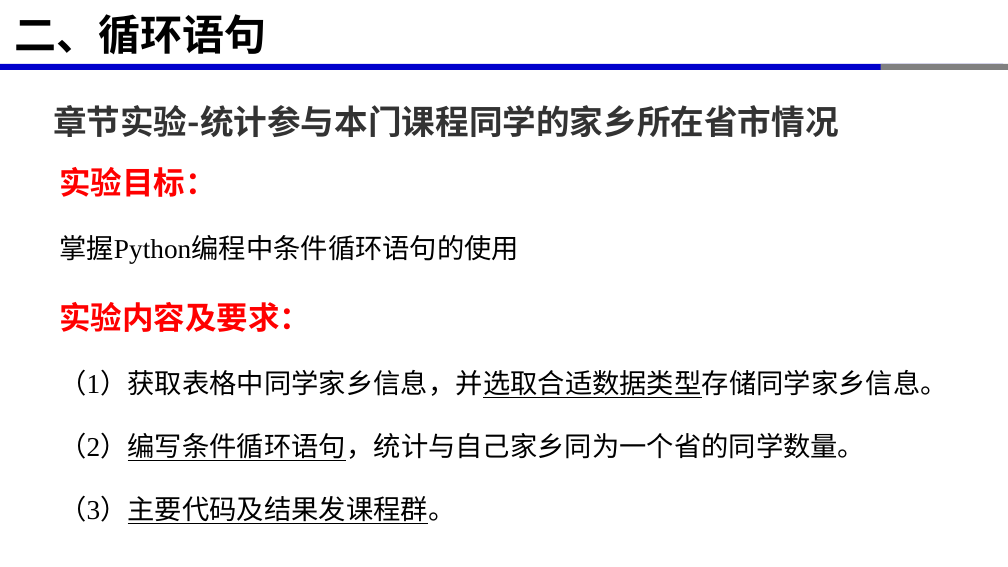
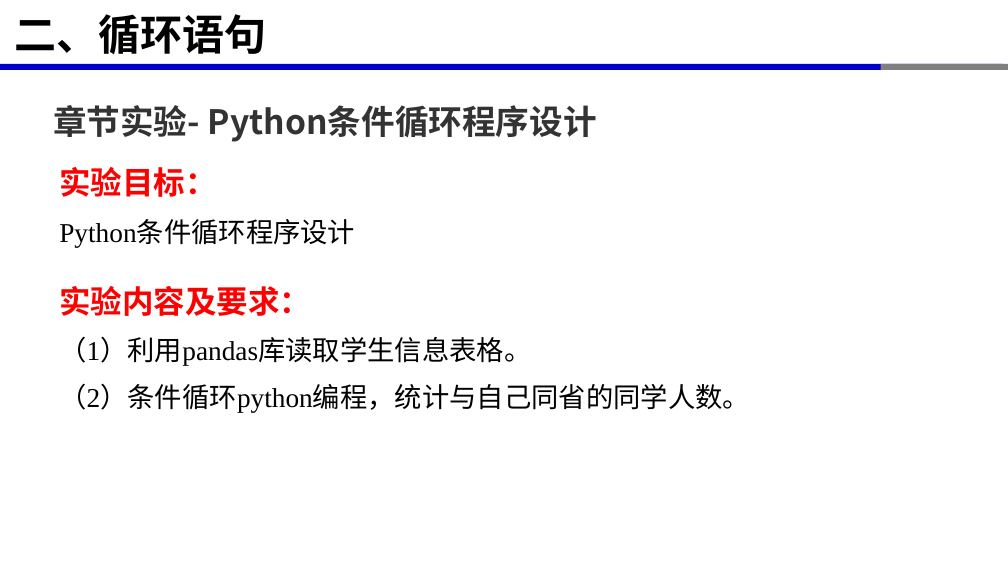
Before and after one commit to xinluo2018/programming-basics, a slide deck: slide 18 of 第3章-条件与循环/第3章-条件与循环.pptx. Drawn at 1008x567 pixels with LibreOffice and Linux fonts; fonts in the diff are those of the drawing. Boxes give left, top, right and bottom in pixels: in the first picture for what was removed or moved away, otherwise in the second. Text is boxed around its words. In the diff, an @@ line names an element or a change of style, - is before the commit and + after.

```diff
--- a/第3章-条件与循环/第3章-条件与循环.pptx
+++ b/第3章-条件与循环/第3章-条件与循环.pptx
@@ text at <box>53,105,597,142</box>: text changed @@
-章节实验-统计参与本门课程同学的家乡所在省市情况
+章节实验- Python条件循环程序设计
@@ text at <box>59,221,355,247</box>: text changed @@
-掌握Python编程中条件循环语句的使用
+Python条件循环程序设计
@@ text at <box>59,336,750,413</box>: text changed @@
-（1）获取表格中同学家乡信息，并选取合适数据类型存储同学家乡信息。
-（2）编写条件循环语句，统计与自己家乡同为一个省的同学数量。
-（3）主要代码及结果发课程群。
+（1）利用pandas库读取学生信息表格。
+（2）条件循环python编程，统计与自己同省的同学人数。
```
Also in this commit, not shown: 1 other slide changed, 10 other files.
